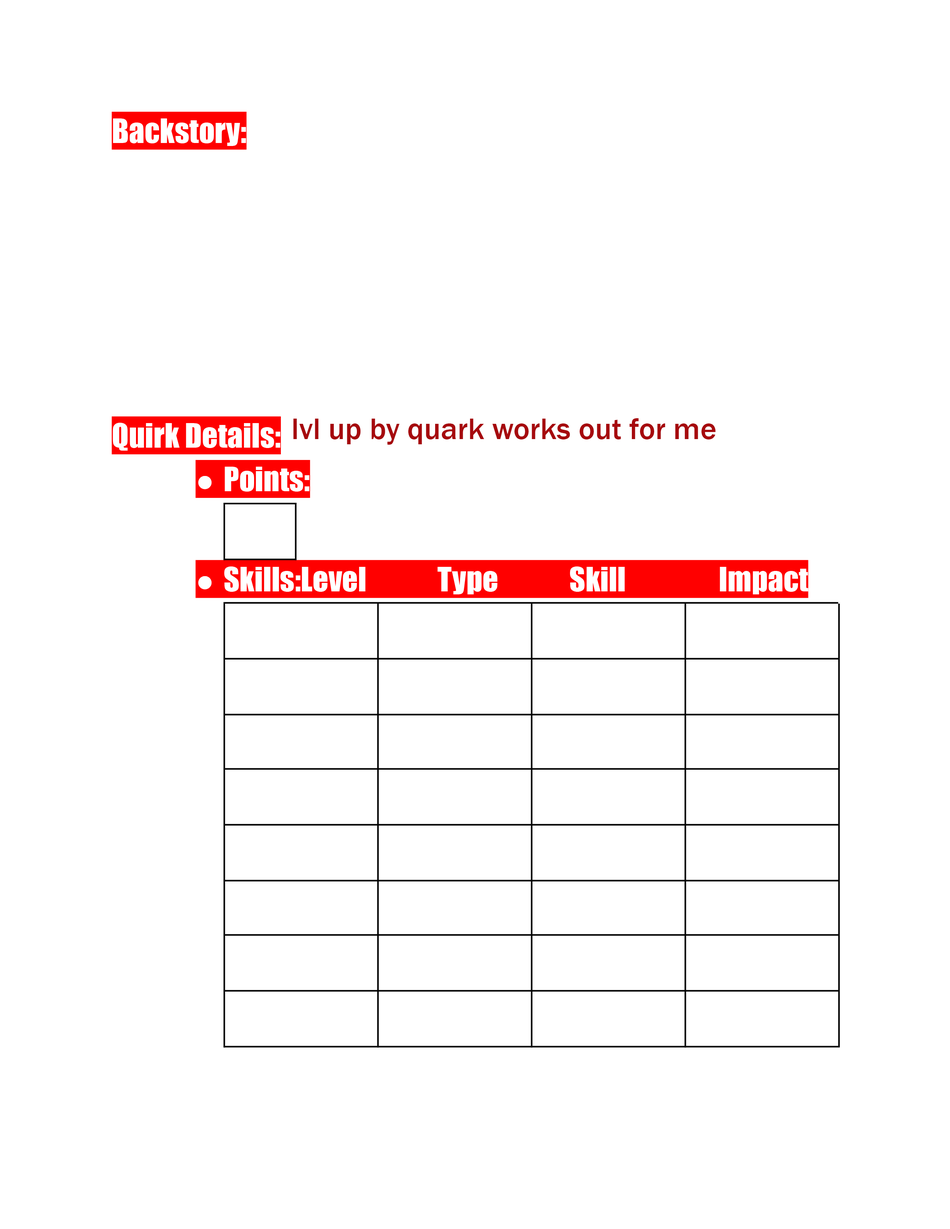
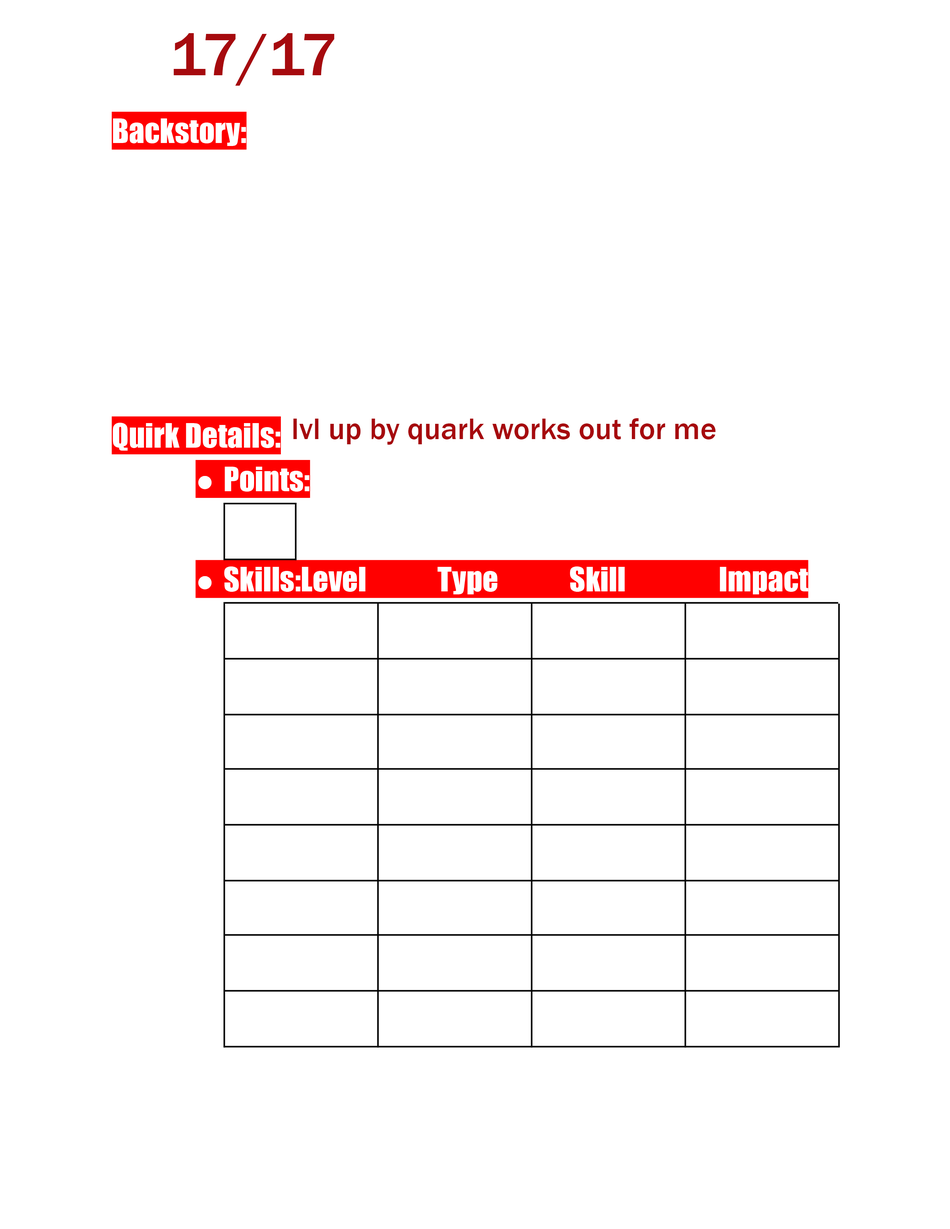
Two versions of the same layered image (950×1229). Layer-by-layer changes:
added layer "17/17" above "lvl up by quark works out for me" over [173, 33, 335, 86]
